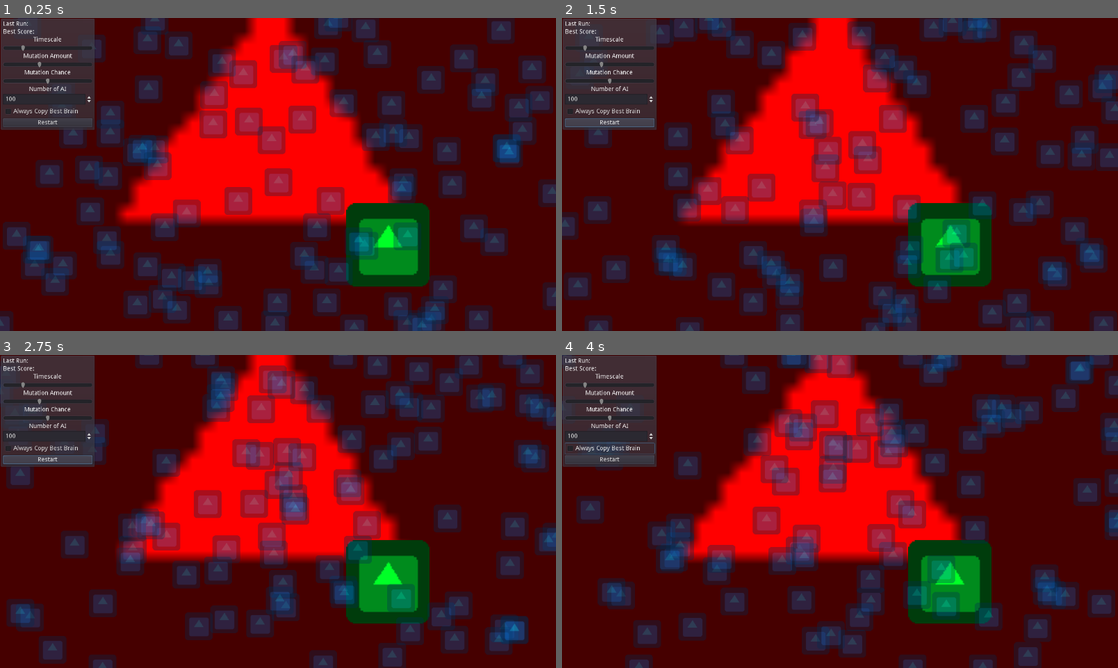
Above: before the commit, frames 1-4 (two rows, left to right).
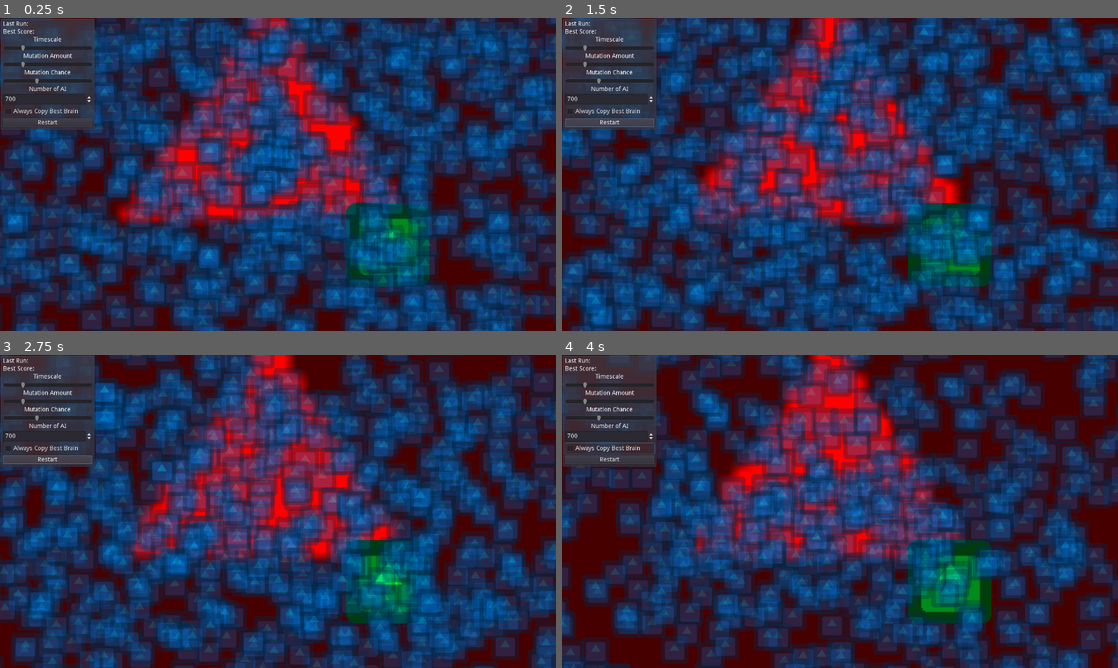
Above: after the commit, the same moments.

Repository: zomdiax5/GodotNeuralCars
Game: Godot game, scene res://Control.tscn
The game is run twice, just before and just after one commit, with the same random seed, the same clock (stepped at 60 frames per second) and the same inputs. The engine's default icon, where the game draws it, is replaced by a stand-in: a white triangle on a blue panel in a dark square.
Inputs:
- Up to frame 1 (0.25 s): no input
- Up to frame 2 (1.5 s): click "Restart" at 0.5 s; click "Restart" at 1.25 s
- Up to frame 3 (2.75 s): click "Restart" at 2 s
- Up to frame 4 (4 s): click "Always Copy Best Brain" at 2.75 s; click "Always Copy Best Brain" at 3.5 s

The runs differ from the first frame. In frame 1, 85% of the frame differs, in the area x 0-100%, y 0-100%; in frame 2, 86%; in frame 3, 83%; in frame 4, 75%.

Commit message:
Milestone 1
The project now works pretty well, is more optimised and the default settings generate an OK AI

Diff:
--- a/AI.gd
+++ b/AI.gd
@@ -11,31 +11,36 @@
 #########################
 var id
 
+var score :float = 0
+
 var horizontal :float = 0
 var vertical :float = 0
 
 func _ready() -> void:
 	randomize()
 	id = int(rand_range(-9999999,9999999))
-	net.create_net([4,12,2])
+	net.create_net([4,3,2])
 
 func map_to_value(value,maximum):
-	return (value/maximum)-0.5
+	return (value/(maximum/2))-1
 
 onready var target = get_tree().get_nodes_in_group("target")[0]
 
-func _physics_process(delta: float) -> void:
+func _process(delta: float) -> void:
+	var dist = global_position.distance_to(target.global_position)
+	if dist < 200:
+		score+=delta* ((200/dist)*0.05)
 	move(delta)
 
 func move(delta :float):
-	if global_position.x < 0:
-		global_position.x = 0
-	if global_position.x > 1280:
-		global_position.x = 1280
-	if global_position.y < 0:
-		global_position.y = 0
-	if global_position.y > 720:
-		global_position.y = 720
+#	if global_position.x < 0:
+#		global_position.x = 0
+#	if global_position.x > 1280:
+#		global_position.x = 1280
+#	if global_position.y < 0:
+#		global_position.y = 0
+#	if global_position.y > 720:
+#		global_position.y = 720
 	var data = [\
 	map_to_value(global_position.x,1280),
 	map_to_value(global_position.y,720),
@@ -46,4 +51,4 @@
 	horizontal = result[0]
 	vertical  = result[1]
 
-	move_and_slide(Vector2(horizontal,-vertical).normalized()*delta*4000,Vector2.UP)
+	move_and_slide(Vector2(horizontal,vertical).normalized()*delta*9000,Vector2.UP)
--- a/Control.tscn
+++ b/Control.tscn
@@ -78,7 +78,7 @@
 margin_bottom = 108.0
 max_value = 0.01
 step = 0.001
-value = 0.004
+value = 0.002
 
 [node name="MutChanceText" type="Label" parent="CanvasLayer/Control/PanelContainer/VBoxContainer"]
 margin_top = 112.0
@@ -92,7 +92,7 @@
 margin_right = 206.0
 margin_bottom = 146.0
 step = 0.001
-value = 50.0
+value = 37.0
 
 [node name="AiNumText" type="Label" parent="CanvasLayer/Control/PanelContainer/VBoxContainer"]
 margin_top = 150.0
@@ -107,7 +107,7 @@
 margin_bottom = 192.0
 min_value = 1.0
 max_value = 10000.0
-value = 100.0
+value = 700.0
 
 [node name="CopyBrain" type="CheckBox" parent="CanvasLayer/Control/PanelContainer/VBoxContainer"]
 margin_top = 196.0
--- a/NN.gd
+++ b/NN.gd
@@ -36,19 +36,23 @@
 	new_node.weights.append(rand_range(-1,1))
 	return new_node
 
+var results
+var size :int = 0
 func calculate(inputs := []):
-	var results = []
-	for l in range(0,neural_net.size()):
-		if l == 0:
+	results = []
+	size = neural_net.size()
+	for l in range(0,size):
+		if (l !=0 and l != size-1):
+			for node in neural_net[l]: # Normal calculations
+				node.calculate(neural_net[l-1])
+			continue
+		elif l == 0:
 			for i in range(0,neural_net[l].size()): # Setting up inputs
 				neural_net[l][i].value = inputs[i]
 			continue
-		elif l == neural_net.size()-1: # Outputs
+		else: # Outputs
 			for node in neural_net[l]:
 				results.append(node.calculate(neural_net[l-1]))
-		else:
-			for node in neural_net[l]: # Normal calculations
-				node.calculate(neural_net[l-1])
 	return results
 
 func mutate():
--- a/NNode.gd
+++ b/NNode.gd
@@ -7,9 +7,10 @@
 
 var type :String
 
-var bias :float = rand_range(-0.03,0.03)
+var bias :float
 
 var sum :float = 0
+
 
 func activation_function(sum :float):
 	return (sum*3) / (1 + abs(sum*3))
@@ -17,7 +18,7 @@
 
 func calculate(inputs = []): # TODO add bias
 	sum = 0
-	for i in range(0,inputs.size()):
+	for i in inputs.size():
 		sum += inputs[i].value * weights[i]
 	value = activation_function(sum)
 	return value
--- a/Trainer.gd
+++ b/Trainer.gd
@@ -57,13 +57,20 @@
 	print("Starting round %s..." % run)
 	print("Previous best score: %s" % best_score)
 	Global.emit_signal("next_run",run,best_score)
-	target.global_position = Vector2(
-		rand_range(1280/3,1280-(1280/3)),
-		rand_range(720/3,720-(720/3))
-	)
+	var last_position = target.global_position
+	while(true):
+		target.global_position = Vector2(
+			rand_range(1280/4,1280-(1280/4)),
+			rand_range(720/4,720-(720/4))
+		)
+		if target.global_position.distance_to(last_position) > 400:
+			break
 
 onready var target = get_tree().get_nodes_in_group("target")[0]
 
 func calculate_score(node :Node2D):
-	return 50 - node.global_position.distance_to(target.global_position)
+	var score = node.score
+	node.score = 0
+	return score
+
 	#return 10 - node.global_position.distance_to(Vector2(1280/2,720/2))
